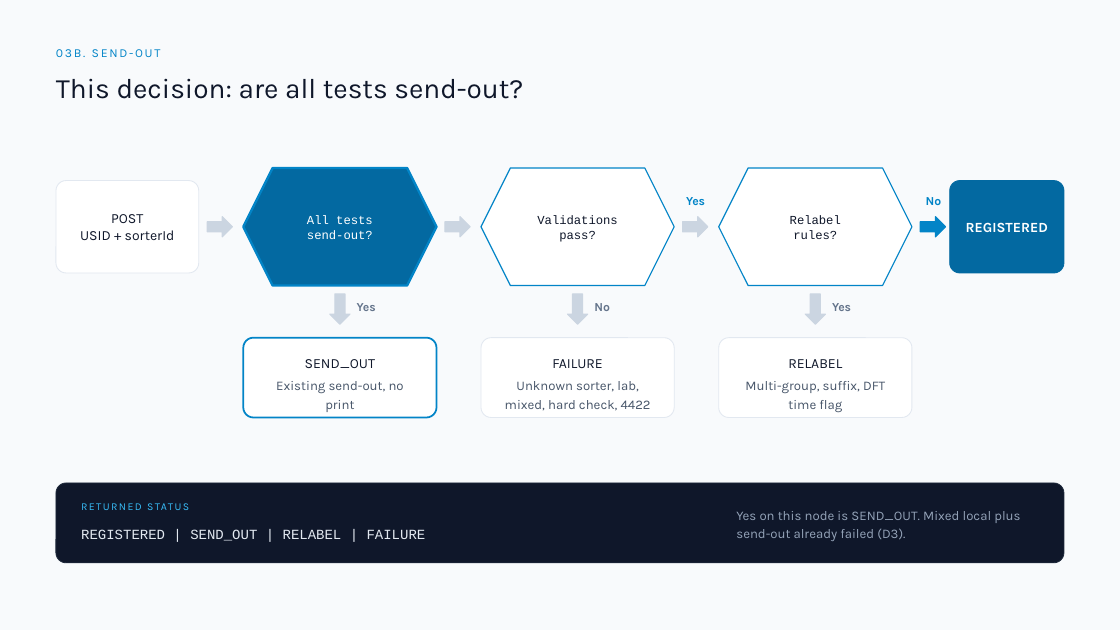
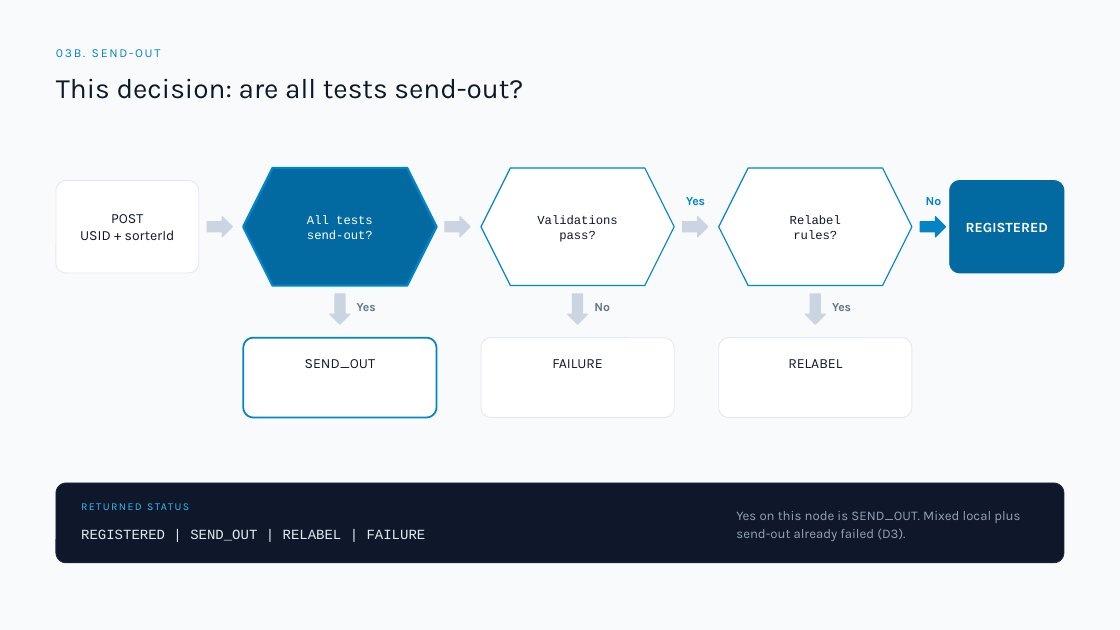
Before and after one commit to DragonChong/HA-Notes, a slide deck: slide 7 of SDLC/Projects/TMP-specimen-sorter-api — Specimen Sorter API/assets/Specimen Sorter API v3.pptx. Drawn at 1120x630 pixels with LibreOffice and Linux fonts; fonts in the diff are those of the drawing. Boxes give left, top, right and bottom in pixels: in the first picture for what was removed or moved away, otherwise in the second. Text is boxed around its words. In the diff, an @@ line names an element or a change of style, - is before the commit and + after.

```diff
--- a/SDLC/Projects/TMP-specimen-sorter-api — Specimen Sorter API/assets/Specimen Sorter API v3.pptx
+++ b/SDLC/Projects/TMP-specimen-sorter-api — Specimen Sorter API/assets/Specimen Sorter API v3.pptx
@@ text removed at <box>276,381,404,412</box> @@
-Existing send-out, no print
@@ text removed at <box>505,381,651,411</box> @@
-Unknown sorter, lab, mixed, hard check, 4422
@@ text removed at <box>745,381,885,412</box> @@
-Multi-group, suffix, DFT time flag
```
Also in this commit, not shown: 4 other slides changed, 3 other files.
